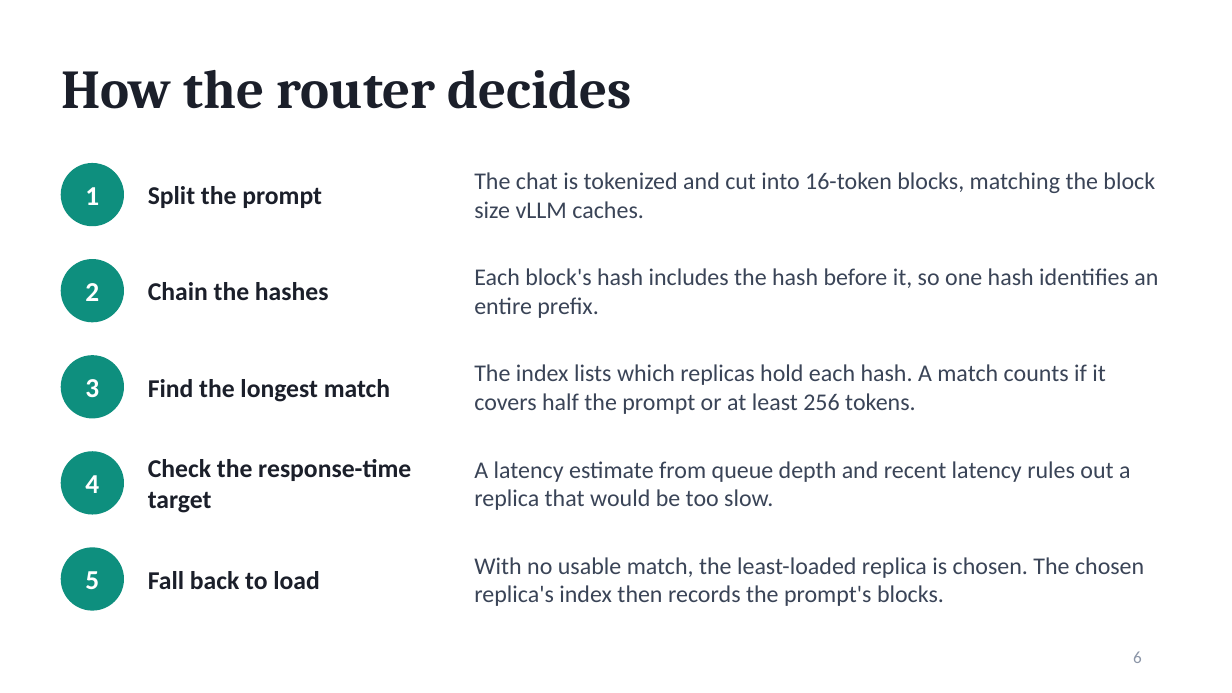
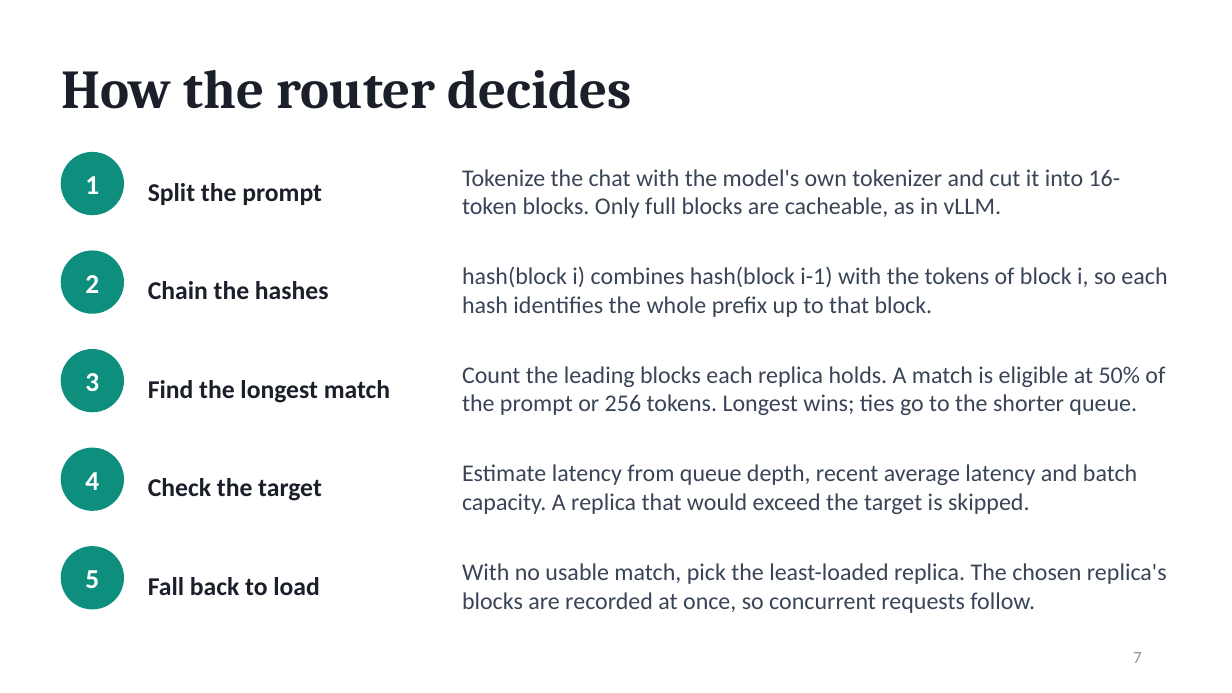
Before and after one commit to Akshataram/distrouter, a slide deck: slide 7 of docs/presentation/SwiftServe_Presentation.pptx (slide 6 before the commit). Drawn at 1232x693 pixels with LibreOffice and Linux fonts; fonts in the diff are those of the drawing. Boxes give left, top, right and bottom in pixels: in the first picture for what was removed or moved away, otherwise in the second. Text is boxed around its words. In the diff, an @@ line names an element or a change of style, - is before the commit and + after.

```diff
--- a/docs/presentation/SwiftServe_Presentation.pptx
+++ b/docs/presentation/SwiftServe_Presentation.pptx
@@ 2 texts, 2 ellipses: place and size @@
-2 texts, 2 ellipses at [62, 164, 123, 322]
+2 texts, 2 ellipses at [62, 153, 123, 313]
@@ text at [462, 169, 1121, 218]: text changed @@
-The chat is tokenized and cut into 16-token blocks, matching the block size vLLM caches.
+Tokenize the chat with the model's own tokenizer and cut it into 16-token blocks. Only full blocks are cacheable, as in vLLM.
@@ text at [462, 266, 1167, 317]: text changed @@
-Each block's hash includes the hash before it, so one hash identifies an entire prefix.
+hash(block i) combines hash(block i-1) with the tokens of block i, so each hash identifies the whole prefix up to that block.
@@ 2 ellipses, 1 text: place and size @@
-2 ellipses, 1 text at [62, 356, 123, 514]
+2 ellipses, 1 text at [62, 350, 123, 510]
@@ text at [462, 366, 1165, 415]: text changed @@
-The index lists which replicas hold each hash. A match counts if it covers half the prompt or at least 256 tokens.
+Count the leading blocks each replica holds. A match is eligible at 50% of the prompt or 256 tokens. Longest wins; ties go to the shorter queue.
@@ text at [148, 478, 322, 501]: text changed @@
-Check the response-time target
+Check the target
@@ text at [462, 464, 1137, 514]: text changed @@
-A latency estimate from queue depth and recent latency rules out a replica that would be too slow.
+Estimate latency from queue depth, recent average latency and batch capacity. A replica that would exceed the target is skipped.
@@ text "Fall back to load": place and size @@
-text "Fall back to load" at [148, 571, 319, 589]
+text "Fall back to load" at [148, 577, 319, 595]
@@ text at [462, 563, 1167, 613]: text changed @@
-With no usable match, the least-loaded replica is chosen. The chosen replica's index then records the prompt's blocks.
+With no usable match, pick the least-loaded replica. The chosen replica's blocks are recorded at once, so concurrent requests follow.
@@ page number at [1133, 652, 1142, 663]: text changed @@
-6
+7
```
Also in this commit, not shown: 10 other slides changed, 5 slides added, 1 slide removed, 4 other files.
